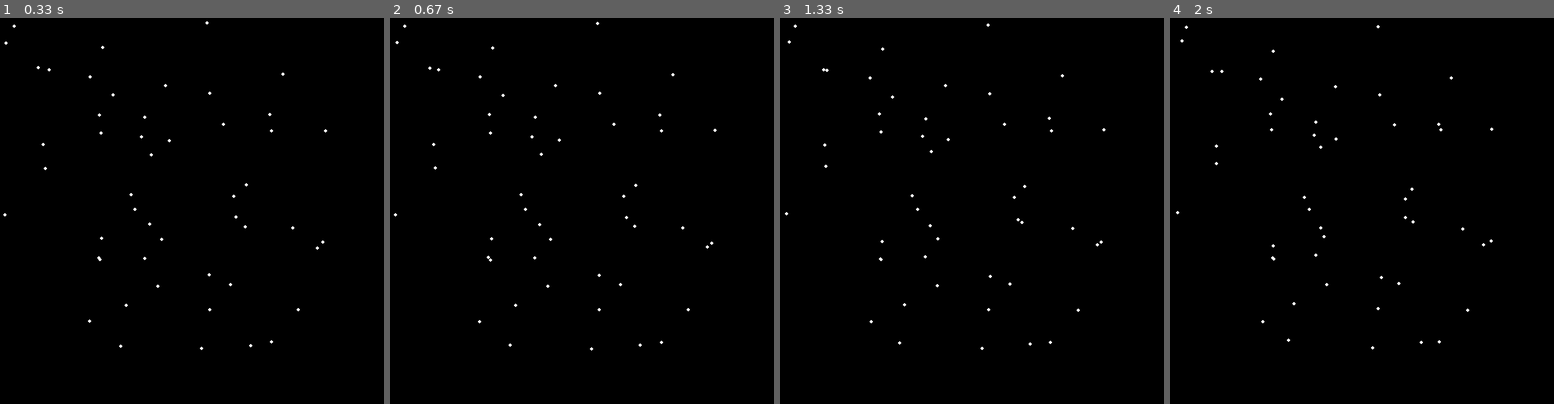
Above: before the commit, frames 1-4 (left to right).
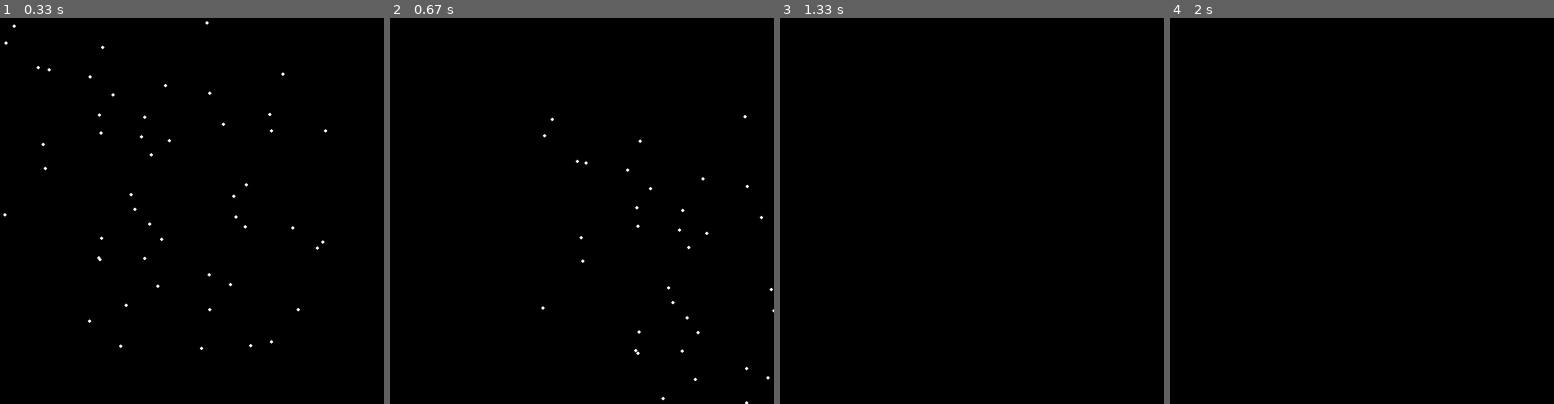
Above: after the commit, the same moments.

Repository: mirlan0705/n-body-star-cluster
Game: pygame game, started from main.py
The game is run twice, just before and just after one commit, with the same random seed, the same clock (stepped at 60 frames per second) and the same inputs.
Inputs (mouse positions are in pixels of both pictures, inside the frame that each line leads up to):
- Up to frame 1 (0.33 s): no input
- Up to frame 2 (0.67 s): press the mouse at (451, 187) at 0.37 s; move the mouse to (524, 234) at 0.47 s; release the mouse at (597, 284) at 0.6 s
- Up to frame 3 (1.33 s): press the mouse at (841, 187) at 0.7 s; move the mouse to (918, 207) at 0.8 s; release the mouse at (995, 222) at 0.93 s; press the mouse at (841, 187) at 1.03 s; move the mouse to (883, 245) at 1.13 s; release the mouse at (925, 299) at 1.27 s
- Up to frame 4 (2 s): no input

Frame 1 is identical in both runs. In frame 2, 0.4% of the frame differs, in the area x 0-100%, y 0-100%; in frame 3, 0.2%; in frame 4, 0.2%.

Commit message:
drag added

Diff:
--- a/main.py
+++ b/main.py
@@ -40,6 +40,17 @@
                 zoom *= 1.1
             else:
                 zoom *= 0.9
+        if event.type == pygame.MOUSEBUTTONDOWN:
+            panning = True
+            pan_start = pygame.mouse.get_pos()
+        if event.type == pygame.MOUSEBUTTONUP:
+            panning = False
+        if event.type == pygame.MOUSEMOTION:
+            if panning:
+                mouse_x, mouse_y = pygame.mouse.get_pos()
+                cam_x -= (mouse_x - pan_start[0]) / zoom
+                cam_y -= (mouse_y - pan_start[1]) / zoom
+                pan_start = (mouse_x, mouse_y)
     screen.fill((0,0,0))
 
     for star in stars:
